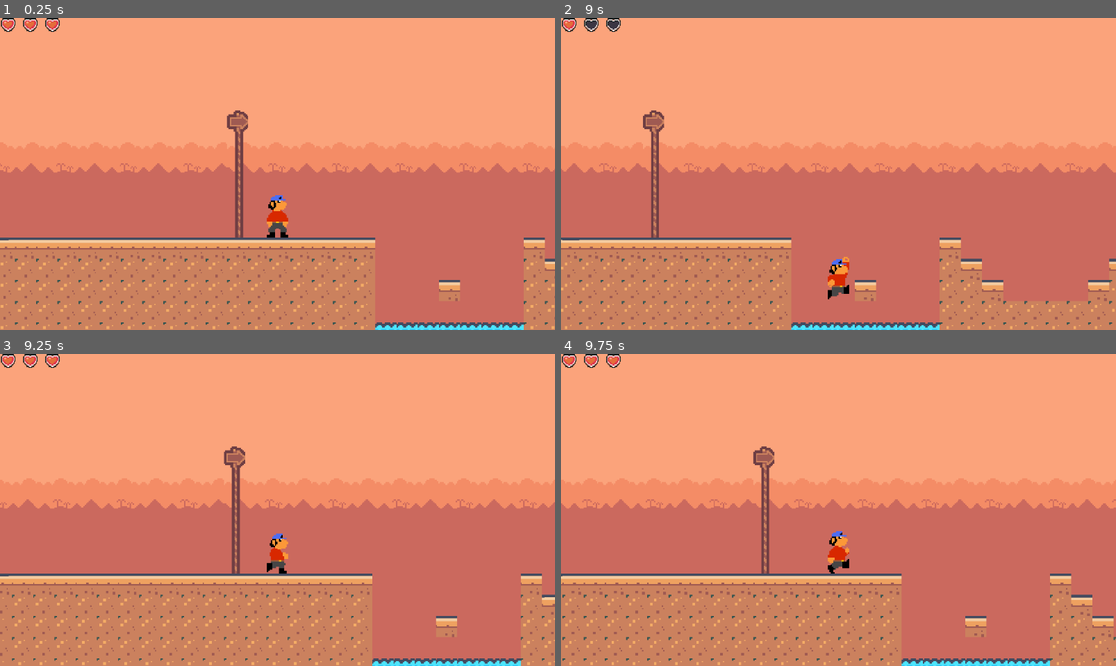
Above: before the commit, frames 1-4 (two rows, left to right).
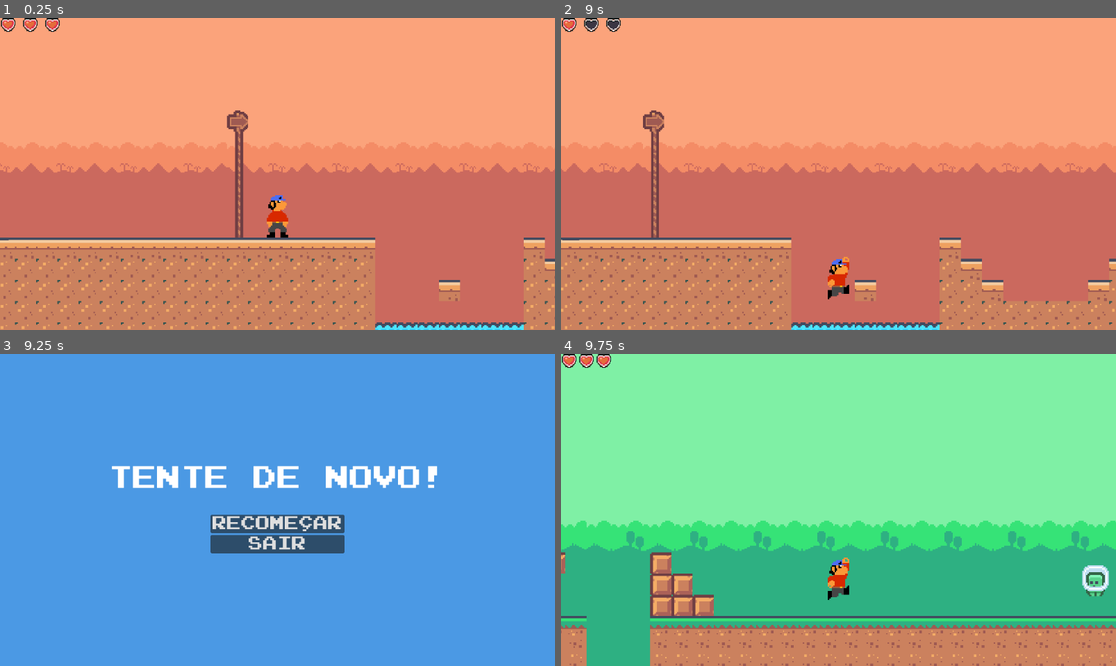
Above: after the commit, the same moments.

Repository: LuisEduardo100/DueloDimensional
Game: Godot game, scene res://Scenes/third_phase.tscn
Two runs of this game, one before a commit and one after it. Both use one fixed random seed, a clock stepped at 60 frames per second and the inputs below. This scene is started directly instead of the project's main scene.
Inputs (mouse positions are in pixels of both pictures, inside the frame that each line leads up to):
- Up to frame 1 (0.25 s): no input
- Up to frame 2 (9 s): tap Enter at 0.5 s; hold D (right) 0.53-2.03 s; tap Space (jump) at 0.77, 1.52, 3.02, 3.77, 4.52, 6.02, 6.77, 7.52 s; hold A (left) 2.03-2.78 s; hold D (right) 2.78-4.28 s; hold A (left) 4.28-5.03 s; hold D (right) 5.03-5.78 s; hold A (left) 5.78-7.28 s; hold D (right) from 7.28 s (still down)
- Up to frame 3 (9.25 s): keep holding D (right); tap Space (jump) at 9.02 s
- Up to frame 4 (9.75 s): release D (right) at 9.5 s; click (838, 522) at 9.5 s, where only the run after the commit has a clickable "RECOMEÇAR"

Frames 1-2 are identical in both runs. In frame 3, 100% of the frame differs, in the area x 0-100%, y 0-100%; in frame 4, 91%.

Commit message:
Game over screen

Diff:
--- a/Scenes/dialogue.gd
+++ b/Scenes/dialogue.gd
@@ -49,7 +49,7 @@
 	else:
 		(player_instance as Player).currentHealth -= 1
 		if (player_instance as Player).currentHealth <= 0:
-			get_tree().reload_current_scene()
+			get_tree().change_scene_to_file("res://Scenes/game_over_screen.tscn")
 			return
 		healthChanged.emit((player_instance as Player).currentHealth)
 		hearts_container.updateHearts((player_instance as Player).currentHealth)
--- /dev/null
+++ b/Scenes/game_over_screen.gd
@@ -0,0 +1,8 @@
+extends CanvasLayer
+
+
+func _on_restart_pressed():
+	get_tree().change_scene_to_file("res://Scenes/main.tscn")
+
+func _on_quit_pressed():
+	get_tree().quit()
--- /dev/null
+++ b/Scenes/game_over_screen.tscn
@@ -0,0 +1,61 @@
+[gd_scene load_steps=3 format=3 uid="uid://b7rgnvn4eq4ug"]
+
+[ext_resource type="FontFile" uid="uid://bstyqfhv3nvy5" path="res://Font/PressStart2P-vaV7.ttf" id="1_hqxw0"]
+[ext_resource type="Script" path="res://Scenes/game_over_screen.gd" id="1_yc8sb"]
+
+[node name="GameOverScreen" type="CanvasLayer"]
+script = ExtResource("1_yc8sb")
+
+[node name="MarginContainer" type="MarginContainer" parent="."]
+anchors_preset = 15
+anchor_right = 1.0
+anchor_bottom = 1.0
+grow_horizontal = 2
+grow_vertical = 2
+
+[node name="PanelContainer" type="PanelContainer" parent="MarginContainer"]
+self_modulate = Color(1, 1, 1, 0)
+layout_mode = 2
+
+[node name="Rows" type="VBoxContainer" parent="MarginContainer/PanelContainer"]
+layout_mode = 2
+size_flags_horizontal = 4
+size_flags_vertical = 4
+theme_override_constants/separation = 50
+
+[node name="Title" type="Label" parent="MarginContainer/PanelContainer/Rows"]
+layout_mode = 2
+size_flags_horizontal = 4
+theme_override_colors/font_color = Color(1, 1, 1, 1)
+theme_override_constants/line_spacing = 0
+theme_override_fonts/font = ExtResource("1_hqxw0")
+theme_override_font_sizes/font_size = 50
+text = "TENTE DE NOVO!"
+horizontal_alignment = 1
+vertical_alignment = 1
+
+[node name="CenterContainer" type="CenterContainer" parent="MarginContainer/PanelContainer/Rows"]
+layout_mode = 2
+size_flags_vertical = 4
+
+[node name="VBoxContainer" type="VBoxContainer" parent="MarginContainer/PanelContainer/Rows/CenterContainer"]
+layout_mode = 2
+
+[node name="Restart" type="Button" parent="MarginContainer/PanelContainer/Rows/CenterContainer/VBoxContainer"]
+layout_mode = 2
+theme_override_colors/font_hover_color = Color(0, 0.780392, 0, 1)
+theme_override_colors/font_focus_color = Color(0, 0.780392, 0, 1)
+theme_override_fonts/font = ExtResource("1_hqxw0")
+theme_override_font_sizes/font_size = 30
+text = "RECOMEÇAR	"
+
+[node name="Quit" type="Button" parent="MarginContainer/PanelContainer/Rows/CenterContainer/VBoxContainer"]
+layout_mode = 2
+theme_override_colors/font_hover_color = Color(0, 0.780392, 0, 1)
+theme_override_colors/font_focus_color = Color(0, 0.780392, 0, 1)
+theme_override_fonts/font = ExtResource("1_hqxw0")
+theme_override_font_sizes/font_size = 30
+text = "SAIR"
+
+[connection signal="pressed" from="MarginContainer/PanelContainer/Rows/CenterContainer/VBoxContainer/Restart" to="." method="_on_restart_pressed"]
+[connection signal="pressed" from="MarginContainer/PanelContainer/Rows/CenterContainer/VBoxContainer/Quit" to="." method="_on_quit_pressed"]
--- a/Scenes/main.tscn
+++ b/Scenes/main.tscn
@@ -14,7 +14,7 @@
 [ext_resource type="Texture2D" uid="uid://di06n3nme38p8" path="res://Assets/Tiles/tile_0088.png" id="6_h28dq"]
 [ext_resource type="Texture2D" uid="uid://ddnj44vamvs8b" path="res://Assets/Tiles/tile_0019.png" id="6_hqxso"]
 [ext_resource type="Texture2D" uid="uid://b2nfasiv35y8h" path="res://Assets/Tiles/tile_0018.png" id="7_8p17a"]
-[ext_resource type="Texture2D" uid="uid://ddctbw27nonmf" path="res://Assets/Tiles/heart.png" id="8_h0i8p"]
+[ext_resource type="Texture2D" uid="uid://ddctbw27nonmf" path="res://Assets/Tiles/tile_0044.png" id="8_h0i8p"]
 [ext_resource type="Texture2D" uid="uid://5fy1u0m54un3" path="res://Assets/Tiles/tile_0059.png" id="8_wggfi"]
 [ext_resource type="Texture2D" uid="uid://c2m28areqq6ck" path="res://Assets/Tiles/tile_0045.png" id="9_0lh2l"]
 [ext_resource type="Texture2D" uid="uid://brgwdabihgjri" path="res://Assets/Tiles/tile_0057.png" id="9_ifxyb"]
--- a/Scripts/player.gd
+++ b/Scripts/player.gd
@@ -86,7 +86,8 @@
 func _on_area_2d_area_entered(area):
 	currentHealth -= 1
 	if currentHealth <= 0:
-		get_tree().reload_current_scene()
+		#get_tree().reload_current_scene()
+		get_tree().change_scene_to_file("res://Scenes/game_over_screen.tscn")
 		return
 	healthChanged.emit(currentHealth)
 	respawn_player()
